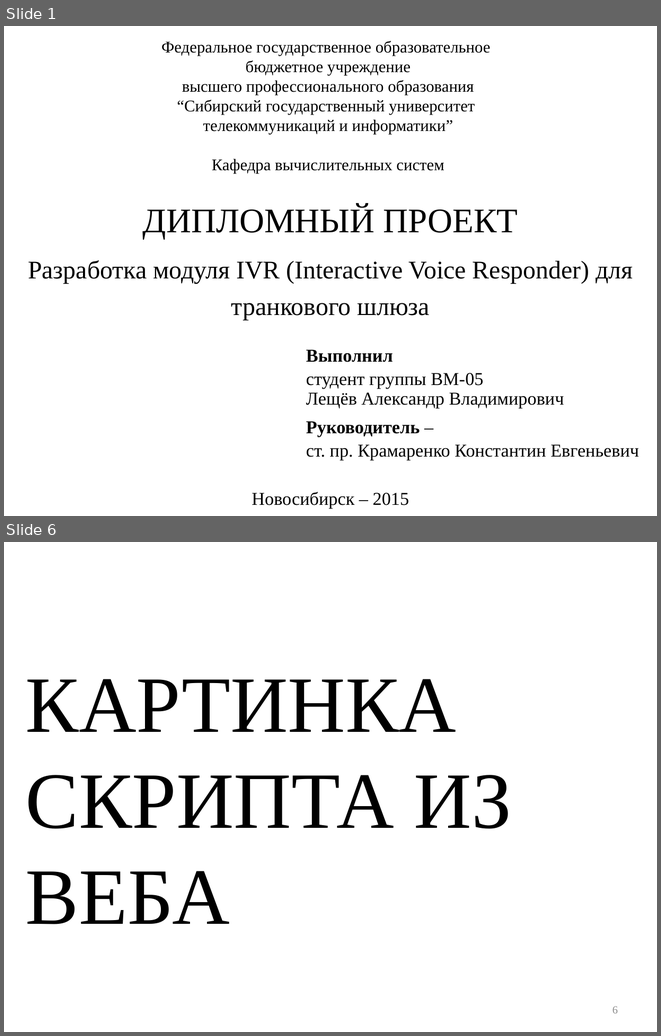
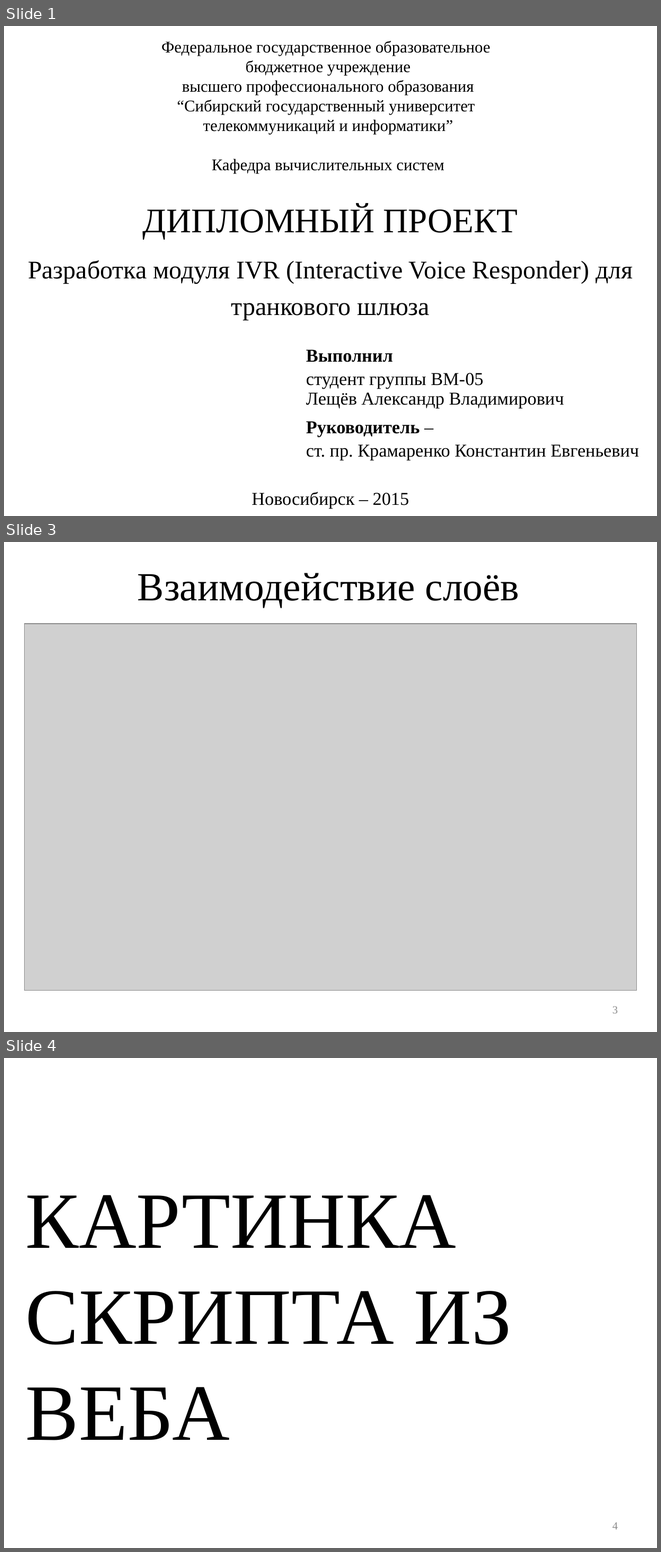
Before and after one commit to ALeschev/tunel, a slide deck: sibsutis/2015/dpl/diploma_submission/diploma_submission_pptx.pptx. Shown one above the other, each under a label of ours: slides 1 and 6 before the commit, slides 1, 3 and 4 after it; the slides between them are not shown. The pictures are 661x1036 and 661x1552 pixels, drawn with LibreOffice and Linux fonts; fonts in the diff are those of the drawing; grey boxes stand for pictures; background and template pictures are left out. Boxes give left, top, right and bottom in pixels: in the first picture for what was removed or moved away, otherwise in the second. Text is boxed around its words. In the diff, an @@ line names an element or a change of style, - is before the commit and + after.

```diff
--- a/sibsutis/2015/dpl/diploma_submission/diploma_submission_pptx.pptx
+++ b/sibsutis/2015/dpl/diploma_submission/diploma_submission_pptx.pptx
@@ slide 3 added at [4,542,657,1032], background #FFFFFF @@
@@ text added at [138,573,520,608], 44 pt, text #000000 @@
+Взаимодействие слоёв
@@ picture added at [24,624,637,990] @@
@@ page number added at [612,1006,618,1013], 12 pt, text #8C8C8C @@
+3
@@ what was slide 6 is now slide 4 @@
@@ page number at [612,1522,618,1529]: text changed @@
-6
+4
```
Also in this commit, not shown: 2 other slides added, 6 slides removed, 13 other files.
